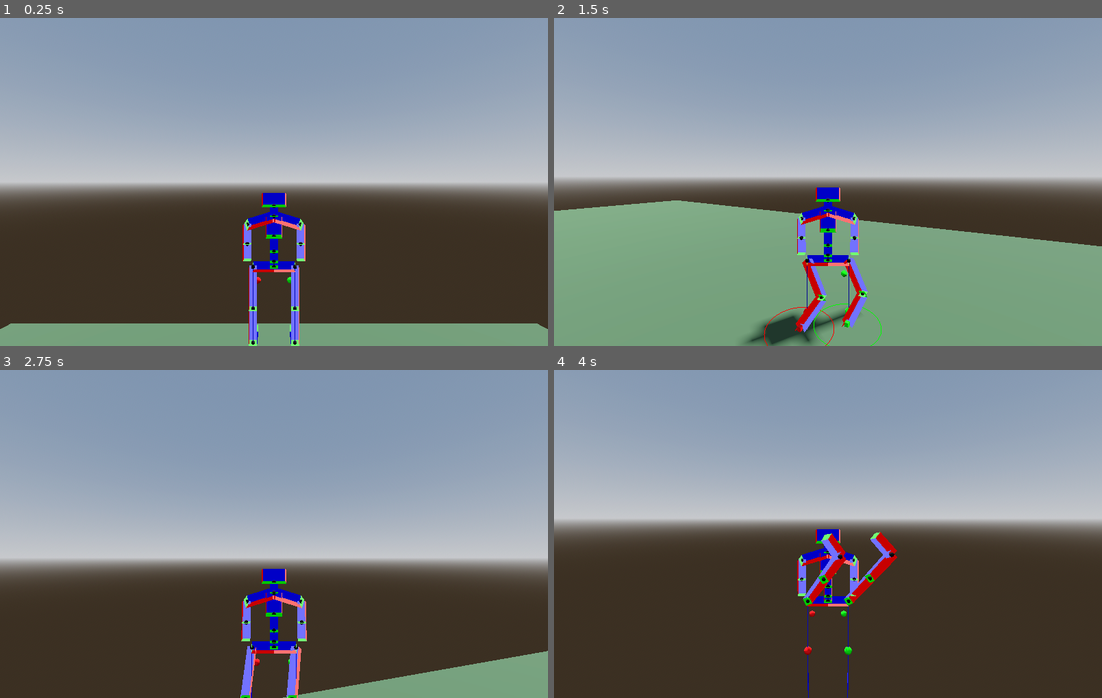
Above: before the commit, frames 1-4 (two rows, left to right).
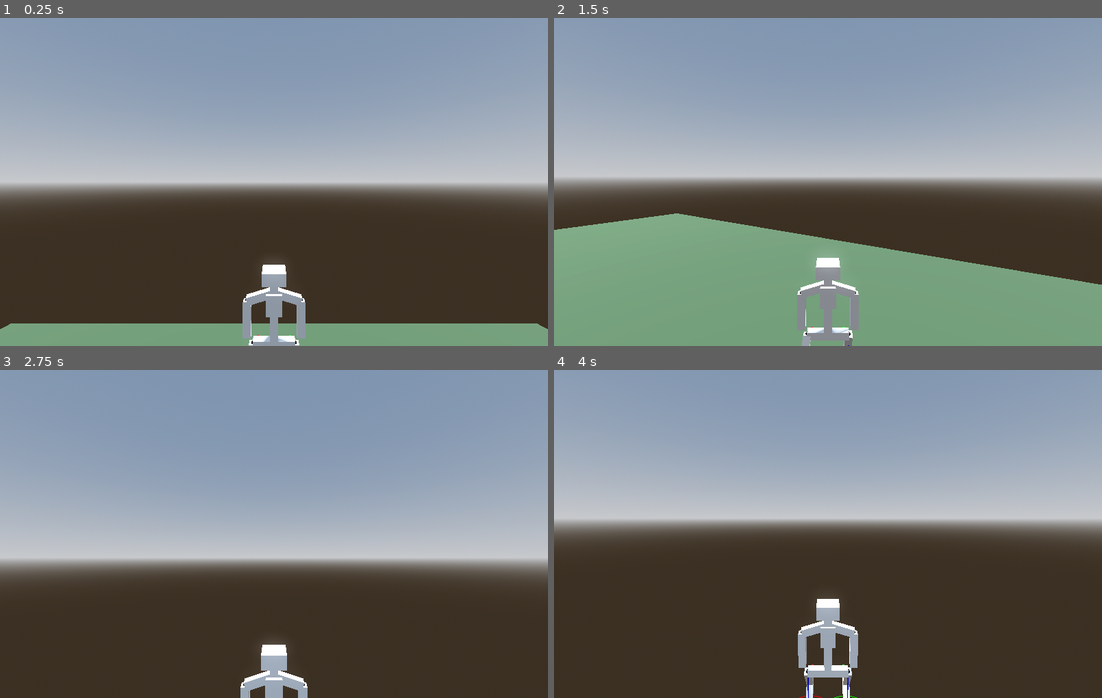
Above: after the commit, the same moments.

Repository: marcolatellafrias/character-parametric
Game: Godot game, scene res://Scenes/Demo.tscn
Two runs of this game, one before a commit and one after it. Both use one fixed random seed, a clock stepped at 60 frames per second and the inputs below.
Inputs (mouse positions are in pixels of both pictures, inside the frame that each line leads up to):
- Up to frame 1 (0.25 s): no input
- Up to frame 2 (1.5 s): move the mouse to (855, 182) at 0.52 s; hold E 0.53-1.28 s; hold W (move_forward) from 0.53 s (still down); tap Space (jump) at 0.77 s; move the mouse to (800, 182) at 1.27 s; tap Q at 1.35 s
- Up to frame 3 (2.75 s): keep holding W (move_forward); tap Space (jump) at 1.52 s; move the mouse to (284, 527) at 2.02 s; hold E from 2.03 s (still down)
- Up to frame 4 (4 s): keep holding W (move_forward); move the mouse to (822, 540) at 2.77 s; release E at 2.78 s; tap Q at 2.85 s; tap Space (jump) at 3.02, 3.77 s; move the mouse to (866, 537) at 3.52 s; hold E from 3.53 s (still down)

The runs differ from the first frame. In frame 1, 3.3% of the frame differs, in the area x 44-56%, y 53-100%; in frame 2, 11%, in the area x 0-100%, y 51-100%; in frame 3, 6.3%; in frame 4, 3.7%.

Commit message:
Descripción del cambio (por ejemplo: agregar animación de salto)

Diff:
--- a/Scenes/Demo.tscn
+++ b/Scenes/Demo.tscn
@@ -56,6 +56,7 @@
 height = 1.0
 
 [sub_resource type="CapsuleShape3D" id="CapsuleShape3D_3xrpy"]
+radius = 0.25
 
 [node name="Demo" type="Node3D"]
 
@@ -121,14 +122,12 @@
 script = ExtResource("6_oilx1")
 
 [node name="CollisionShape3D" type="CollisionShape3D" parent="player_root/player_controller"]
-transform = Transform3D(1, 0, 0, 0, 1, 0, 0, 0, 1, 0, 1, 0)
 shape = SubResource("CapsuleShape3D_3xrpy")
 
 [node name="Camera3D" type="Camera3D" parent="player_root/player_controller"]
 transform = Transform3D(1, 0, 0, 0, 1, 0, 0, 0, 1, 0, 1.7772312, 2.7568374)
 
 [node name="BoneInstantiator" type="Node3D" parent="player_root/player_controller"]
-transform = Transform3D(1, 0, 0, 0, 1, 0, 0, 0, 1, 0, 0.6820402, 0)
 script = ExtResource("6_ecetj")
 
 [node name="ik_targets" type="Node3D" parent="player_root"]
--- a/scripts/bone_instantiator.gd
+++ b/scripts/bone_instantiator.gd
@@ -5,7 +5,8 @@
 	set(value):
 		feet_to_head_height = value
 		initialize_skeleton()
-
+@export var distance_from_ground_factor := 0.7
+var distance_from_ground: float
 #PROPORCIONES/INTERFAZ
 @export var neck_to_head_proportion := 0.1:
 	set(value):
@@ -38,7 +39,7 @@
 
 #Step sizes
 var step_radius_walk := 0.4
-var step_radius_turn := 0.05
+var step_radius_turn := 0.2
 
 #IK variables
 @onready var ik_targets := $"../../ik_targets"
@@ -128,7 +129,7 @@
 
 	# Anchuras laterales
 	hip_width = Vector3( 0.1,hips_width_proportion * feet_to_head_height, 0.1)
-	shoulder_width = Vector3( 0.1,shoulder_width_proportion * feet_to_head_height, 0.3)
+	shoulder_width = Vector3( 0.1,shoulder_width_proportion * feet_to_head_height, 0.1)
 
 	# --------- CABEZA Y CUELLO ---------
 	if has_neck:
@@ -142,7 +143,8 @@
 	var arm_total := torso_height * arms_proportion
 	upper_arm_size = Vector3(0.1, arm_total * 0.55, 0.1)
 	lower_arm_size = Vector3(0.1, arm_total * 0.45, 0.1)
-	raycast_leg_lenght = leg_height * 1.5
+	raycast_leg_lenght = leg_height
+	distance_from_ground = leg_height * (1- distance_from_ground_factor)
 
 func _ready() -> void:
 	initialize_skeleton()
@@ -190,6 +192,7 @@
 	left_lower_arm = CustomBone.createFromToDown(left_upper_arm, lower_arm_size, 0.0,0.0, Color.RED , true)
 
 	create_ik_controls()
+	translate(Vector3(0,-distance_from_ground,0))
 
 func create_ik_controls() -> void:
 	left_leg_raycast = RayCast3D.new()
@@ -226,14 +229,18 @@
 	right_leg_next_target.position = Vector3(hip_width.y,-raycast_leg_lenght,0)
 	right_leg_next_target.add_child(DebugUtil.create_debug_sphere(right_color))
 
+	#var lef := create_ik_target(left_color, step_radius_walk, step_radius_turn)
+	#ik_targets.add_child(current_target)
+
 func _physics_process(_delta: float) -> void:
 	left_leg_current_target = update_ik_raycast(left_leg_raycast,left_leg_next_target,left_leg_current_target,left_upper_leg,left_lower_leg,left_leg_pole, left_color)
 	right_leg_current_target = update_ik_raycast(right_leg_raycast,right_leg_next_target,right_leg_current_target,right_upper_leg,right_lower_leg,right_leg_pole, right_color)
 
-func create_ik_target(color: Color, radius: float) -> Node3D:
+func create_ik_target(color: Color, walk_radius: float, turn_radius: float) -> Node3D:
 	var _ik_target = Node3D.new()
 	_ik_target.add_child(DebugUtil.create_debug_cube(color))
-	_ik_target.add_child(DebugUtil.create_debug_ring(color,radius))
+	_ik_target.add_child(DebugUtil.create_debug_ring(color,walk_radius))
+	_ik_target.add_child(DebugUtil.create_debug_ring(color,turn_radius))
 	return _ik_target
 
 func solve_leg_ik(
@@ -259,7 +266,7 @@
 	if right_vec.length() < 1e-6:
 		right_vec = dir_to_target.orthogonal()
 	var bend_plane_normal = right_vec.normalized()
-	var pole_on_plane = -(bend_plane_normal.cross(dir_to_target)).normalized()
+	var pole_on_plane = (bend_plane_normal.cross(dir_to_target)).normalized()
 
 	# ---- Knee position (law of cosines) ----
 	var a = upper_len
@@ -319,13 +326,15 @@
 		var collisionPoint : Vector3 = raycast.get_collision_point()
 		next_target.global_position = collisionPoint
 		if (current_target == null):
-			current_target = create_ik_target(color, step_radius_walk)
+			current_target = create_ik_target(color, step_radius_walk, step_radius_turn)
 			ik_targets.add_child(current_target)
 			current_target.global_position = collisionPoint
 		else:
 			var dist_traveled_xz := (Vector2(next_target.global_position.x,next_target.global_position.z) - Vector2(current_target.global_position.x,current_target.global_position.z) ).length_squared()
 			if(dist_traveled_xz>step_radius_walk):
 				current_target.global_position = collisionPoint
+	elif current_target:
+		current_target.global_position = next_target.global_position
 	if(current_target):
-		solve_leg_ik(upper_leg,lower_leg,current_target.global_position,pole.position)
+		solve_leg_ik(upper_leg,lower_leg,current_target.global_position,pole.global_position)
 	return current_target
--- a/scripts/custom_bone.gd
+++ b/scripts/custom_bone.gd
@@ -25,17 +25,17 @@
 	bone.add_child(pivot_mesh_instance)
 
 	#Añado mesh
-	var mesh_instance := DebugUtil.create_debug_colored_cube(bone.capsule_dimensions) #MeshInstance3D.new()
-	#var cube_mesh :=  PrismMesh.new()
-	#cube_mesh.size = bone.capsule_dimensions
-	#mesh_instance.mesh = cube_mesh
+	var mesh_instance := MeshInstance3D.new() #DebugUtil.create_debug_colored_cube(bone.capsule_dimensions)
+	var cube_mesh :=  BoxMesh.new()
+	cube_mesh.size = bone.capsule_dimensions
+	mesh_instance.mesh = cube_mesh
 	mesh_instance.position = Vector3(0, bone.capsule_dimensions.y * 0.5, 0)
-	#var material := StandardMaterial3D.new()
-	#material.albedo_color = new_color
+	var material := StandardMaterial3D.new()
+	material.albedo_color = Color.WHITE_SMOKE #new_color
 	#material.albedo_color.a = 0.5
 	#material.transparency = BaseMaterial3D.TRANSPARENCY_ALPHA
 	#material.flags_transparent = true
-	#mesh_instance.material_override = material
+	mesh_instance.material_override = material
 	bone.add_child(mesh_instance)
 
 	# Hago que el pivot del hueso, este donde termina o empieza el hueso padre
